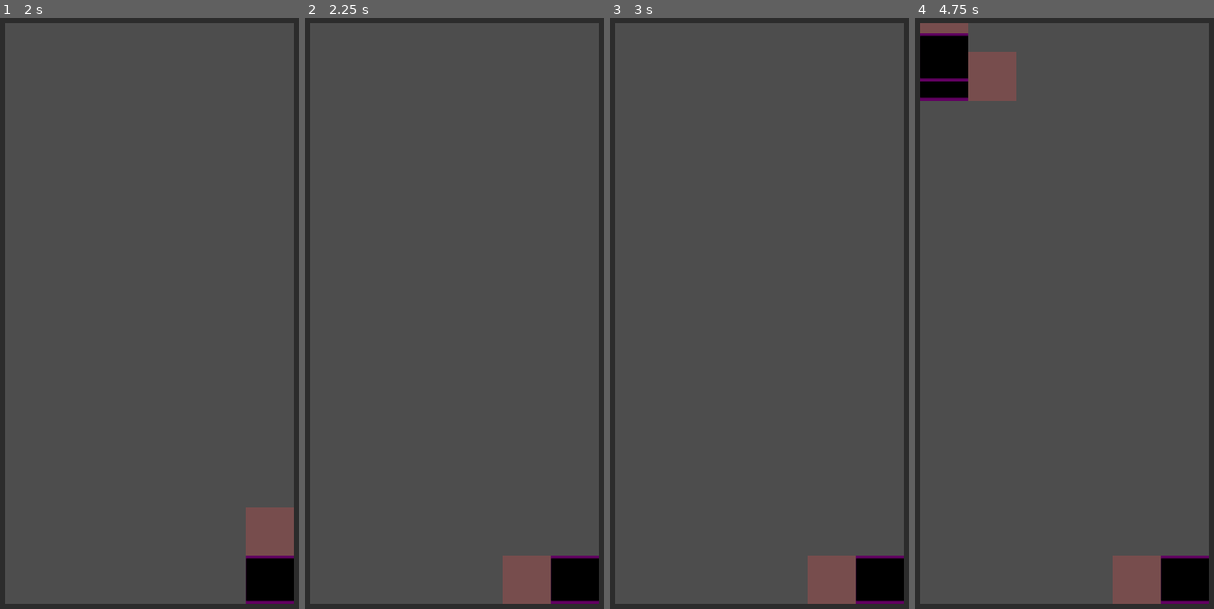
Above: before the commit, frames 1-4 (left to right).
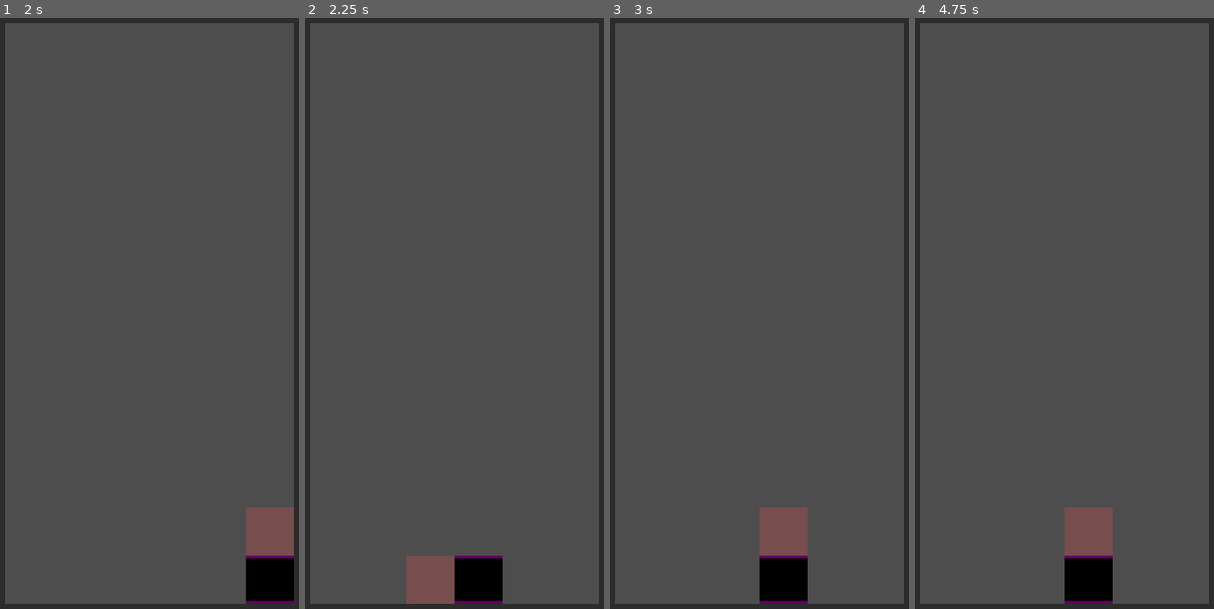
Above: after the commit, the same moments.

Repository: HyperGameDev/puyopuyolike
Game: Godot game, scene res://main_scene.tscn
The game is run twice, just before and just after one commit, with the same random seed, the same clock (stepped at 60 frames per second) and the same inputs.
Inputs:
- Up to frame 1 (2 s): tap Enter at 0.5 s; hold D (Right) 0.53-1.28 s; tap Z (Button 1) at 0.6 s; tap Space at 1.25 s; hold S (Down) from 1.28 s (still down); tap X (Button 2) at 1.35 s
- Up to frame 2 (2.25 s): tap Enter at 2 s; release S (Down) at 2.03 s; hold D (Right) from 2.03 s (still down); tap Z (Button 1) at 2.1 s
- Up to frame 3 (3 s): keep holding D (Right); tap Space at 2.75 s; tap X (Button 2) at 2.85 s
- Up to frame 4 (4.75 s): tap Enter at 3.5 s; release D (Right) at 3.53 s; hold Left (Left) from 3.53 s (still down); tap Z (Button 1) at 3.6 s; tap X (Button 2) at 4.35 s

Frame 1 is identical in both runs. In frame 2, 5.3% of the frame differs, in the area x 33-99%, y 90-100%; in frame 3, 5.3%; in frame 4, 8.7%, in the area x 1-99%, y 0-100%.
Error before the commit: Invalid access to property or key 'rotating' on a base object of type 'previously freed'. (res://Components/component_movement.gd:110)

Commit message:
Revert "top piece spawns elsewhere but it's bad"
This reverts commit 23785b094a4389519581542573ab48d6286ba08d.

Diff:
--- a/Components/component_movement.gd
+++ b/Components/component_movement.gd
@@ -4,7 +4,6 @@
 @onready var timer_idle_move: Timer = $Timer_Idle_Move
 @onready var timer_move_left_delay: Timer = $Timer_Move_Left_Delay
 @onready var timer_move_right_delay: Timer = $Timer_Move_Right_Delay
-@onready var timer_fallen_delay: Timer = $Timer_Fallen_Delay
 
 @onready var piece: PackedScene = Main_Scene.ref.piece
 
@@ -15,10 +14,8 @@
 var top_piece: Node3D
 var bottom_piece: Node3D
 
-const FALLEN_DELAY: float = .8
 const FALL_SPEED: float = .4
 var falling: bool = true
-var idle_movement: bool = true
 
 var walled_state: walled_states
 enum walled_states {NEITHER,LEFT,RIGHT}
@@ -53,12 +50,11 @@
 	%Area_Main.area_exited.connect(_on_area_main_exited)
 	%Area_Main_Cushion.area_entered.connect(_on_area_main_cushion_entered)
 
-	timer_fallen_delay.timeout.connect(_on_fallen_delay_timeout)
-
 func configure_top_piece() -> void:
-	bottom_piece = get_parent()
-
-	bottom_component_movement = get_tree().get_current_scene().get_node("Grid/@Node3D@2/Component_Movement")
+	bottom_piece = object.get_parent().object
+
+	bottom_component_movement = object.get_parent()
+
 func configure_bottom_piece() -> void:
 	%Area_Bottom.queue_free()
 	timer_move_left_delay.timeout.connect(_on_move_delay_left_timeout)
@@ -70,7 +66,7 @@
 	top_piece = piece_to_add
 	top_piece.is_bottom_piece = false
 
-	object.add_child(top_piece)
+	add_child(top_piece)
 	top_piece.position.y += 1.
 	top_piece.get_child(0).set_material_override(Globals.debug_material_top_piece)
 
@@ -123,10 +119,9 @@
 					pass
 
 func _on_idle_move_timeout():
-	if idle_movement:
+	if falling:
 		object.position.y -= FALL_SPEED
 	else:
-		print("idle movement stopped")
 		timer_idle_move.stop()
 
 func rotational_movement() -> void:
@@ -207,36 +202,27 @@
 			moving_down = false
 
 func _on_move_delay_left_timeout():
-	if moving_left and Input.is_action_pressed("Left") and walled_state != walled_states.LEFT:
+	if moving_left and Input.is_action_pressed("Left") and walled_state != walled_states.LEFT and downward_movement_allowed:
 		object.position.x -= MOVE_SPEED_HORIZ
 		timer_move_left_delay.start(BUTTON_HOLD_DELAY)
 	else:
 		moving_left = false
 
 func _on_move_delay_right_timeout():
-	if moving_right and Input.is_action_pressed("Right") and walled_state != walled_states.RIGHT:
+	if moving_right and Input.is_action_pressed("Right") and walled_state != walled_states.RIGHT and downward_movement_allowed:
 		object.position.x += MOVE_SPEED_HORIZ
 		timer_move_right_delay.start(BUTTON_HOLD_DELAY)
 	else:
 		moving_right = false
 
-func _on_fallen_delay_timeout() -> void:
-	Main_Scene.ref.spawn_piece(Piece.piece_types.PLAYER)
-	queue_free()
-	if object.is_bottom_piece:
-		falling = false
-	else:
-		bottom_component_movement.falling = false
 
 func _on_area_main_entered(area) -> void:
 	match area.name:
 		"Ground":
 			if object.is_bottom_piece:
-				idle_movement = false
-				timer_fallen_delay.start(FALLEN_DELAY)
-			else: # is the top piece
-				timer_fallen_delay.start(FALLEN_DELAY)
-				bottom_component_movement.idle_movement = false
+				falling = false
+			else:
+				bottom_component_movement.falling = false
 
 		"Wall_L":
 			if object.is_bottom_piece:
@@ -253,11 +239,6 @@
 
 func _on_area_main_exited(area) -> void:
 	match area.name:
-		"Ground":
-			if object.is_bottom_piece:
-				idle_movement = true
-			else: # is the top piece
-				bottom_component_movement.idle_movement = true
 		"Wall_L":
 			if object.is_bottom_piece:
 				walled_state = walled_states.NEITHER
--- a/Components/component_movement.tscn
+++ b/Components/component_movement.tscn
@@ -14,8 +14,6 @@
 script = ExtResource("1_q1yae")
 
 [node name="Timer_Idle_Move" type="Timer" parent="."]
-
-[node name="Timer_Fallen_Delay" type="Timer" parent="."]
 
 [node name="Timer_Move_Left_Delay" type="Timer" parent="."]
 
